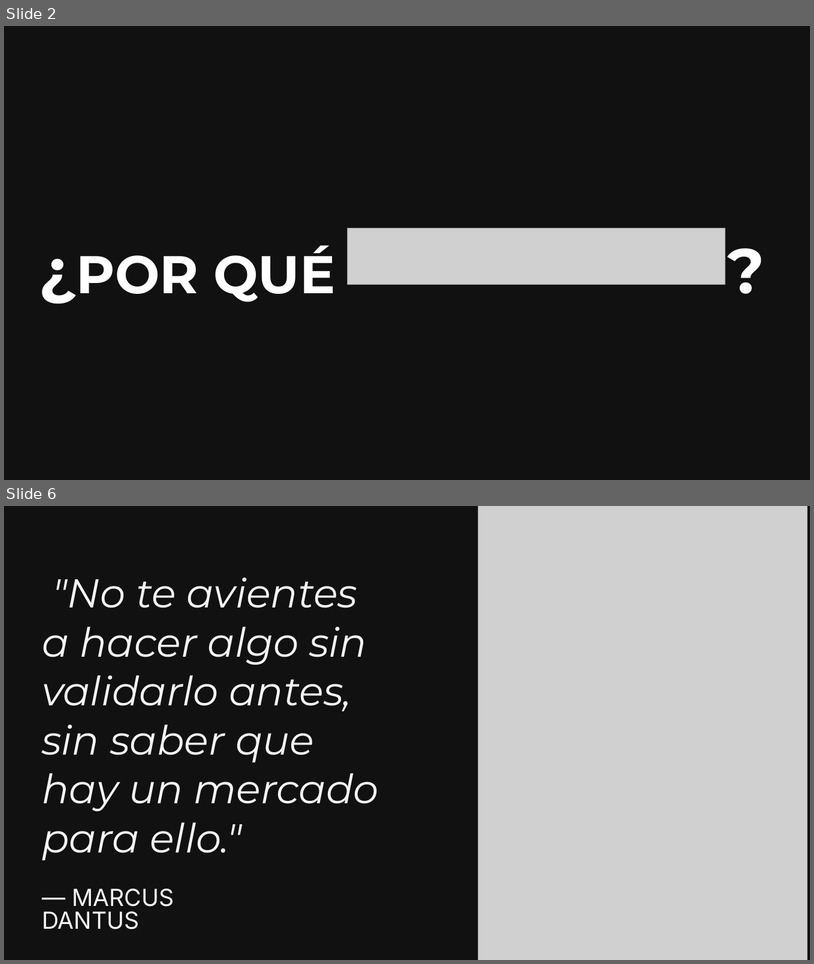
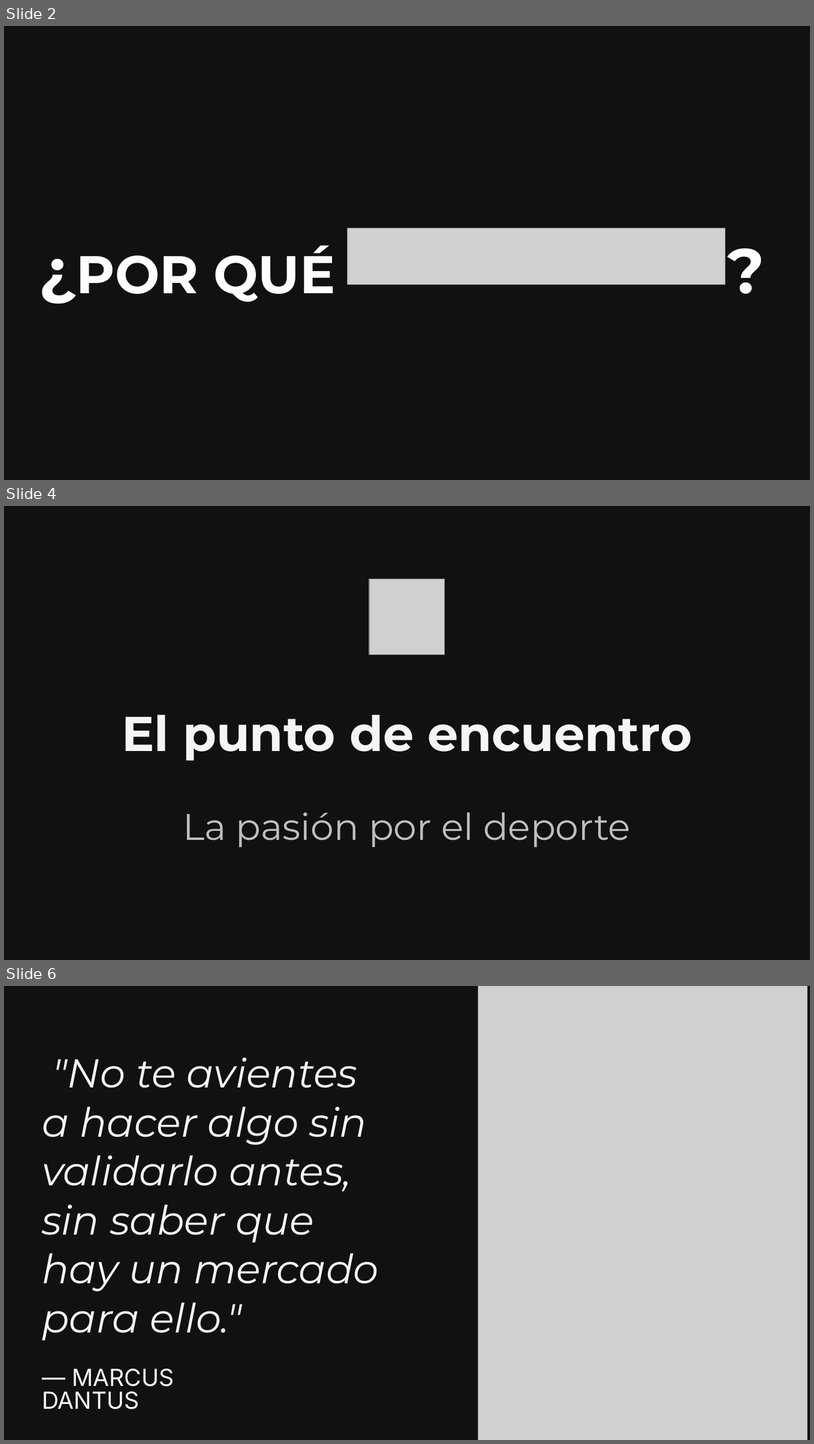
Before and after one commit to TrabajoProfesional-AGGZ/documentacion, a slide deck: entrega_final/defensa/Presentacion_SocioUnido.pptx. Shown one above the other, each under a label of ours: slides 2 and 6 before the commit, slides 2, 4 and 6 after it; the slides between them are not shown. The pictures are 814x964 and 814x1444 pixels, drawn with LibreOffice and Linux fonts; fonts in the diff are those of the drawing; grey boxes stand for pictures; background and template pictures are left out. Boxes give left, top, right and bottom in pixels: in the first picture for what was removed or moved away, otherwise in the second. Text is boxed around its words. In the diff, an @@ line names an element or a change of style, - is before the commit and + after.

```diff
--- a/entrega_final/defensa/Presentacion_SocioUnido.pptx
+++ b/entrega_final/defensa/Presentacion_SocioUnido.pptx
@@ slide 4 added at [4,506,810,960], background picture (left out) @@
@@ picture added at [369,579,445,654] @@
@@ text added at [122,714,692,760], 58 pt, text #F5F5F5, bold @@
+El punto de encuentro
@@ text added at [183,812,631,847], 44 pt, text #BFBFBF @@
+La pasión por el deporte
```
Also in this commit, not shown: 8 slides changed, 3 other slides added, 3 slides removed, 2 other files.
